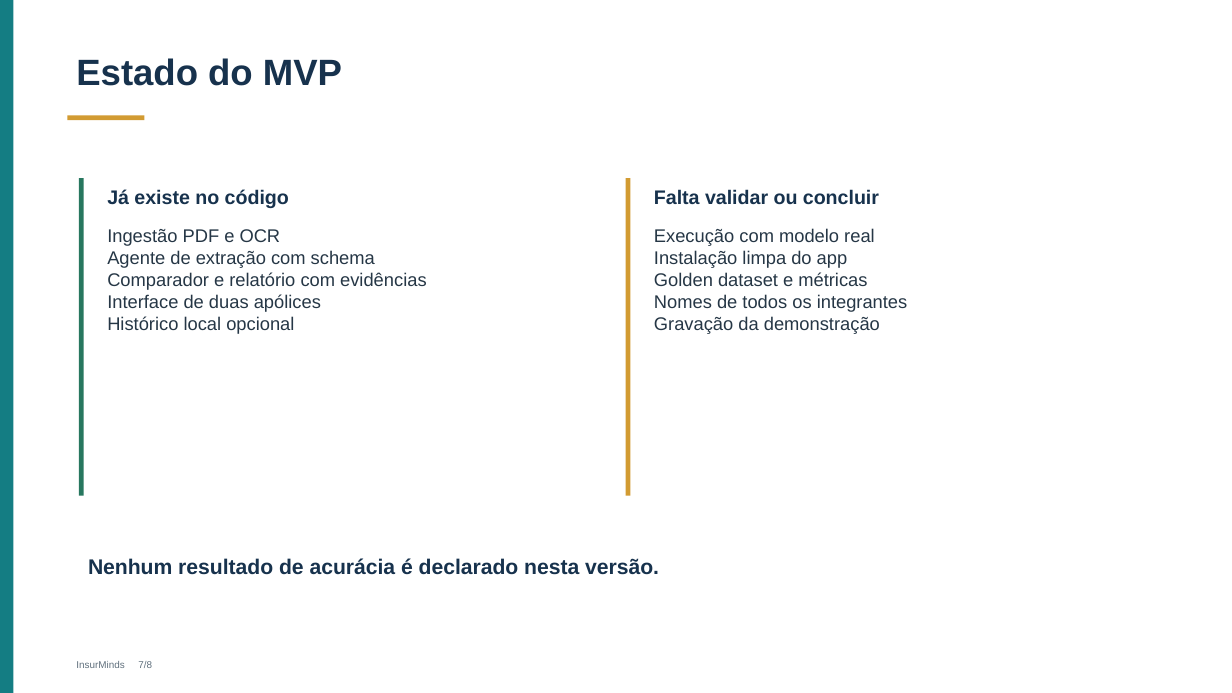
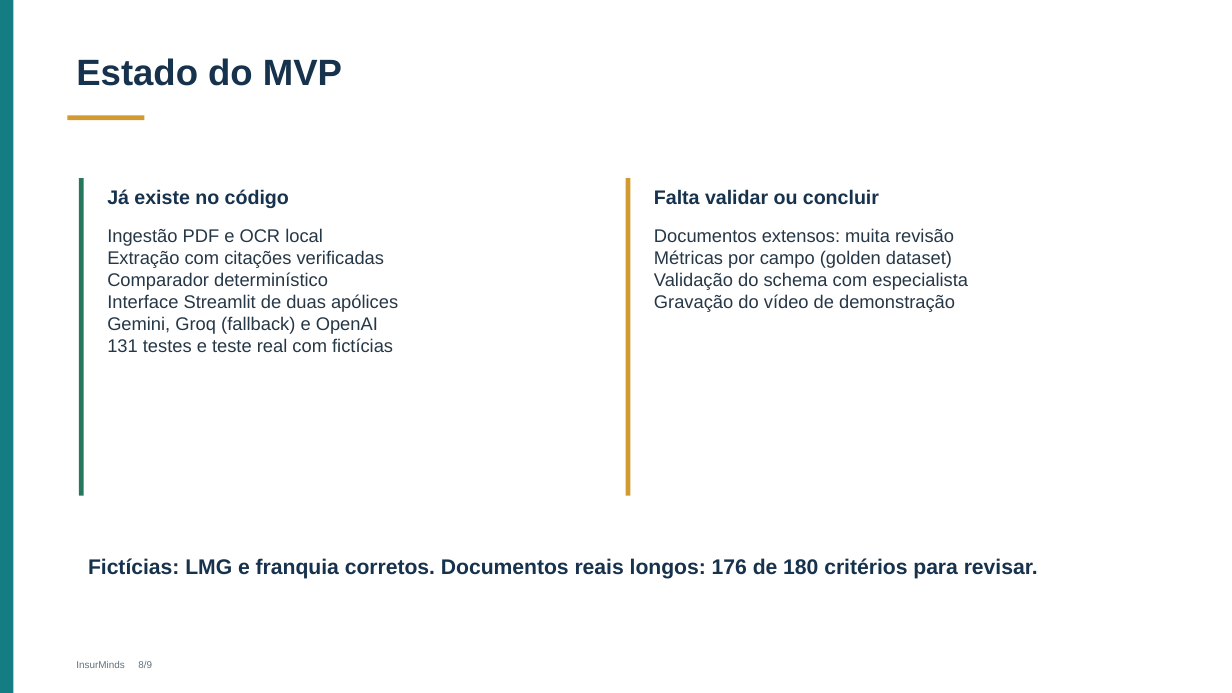
Before and after one commit to jhenifferg/insurminds-do-policy-analyzer, a slide deck: slide 8 of Projeto_Final_Artefatos/InsurMinds_Projeto_Final.pptx (slide 7 before the commit). Drawn at 1232x693 pixels with LibreOffice and Linux fonts; fonts in the diff are those of the drawing. Boxes give left, top, right and bottom in pixels: in the first picture for what was removed or moved away, otherwise in the second. Text is boxed around its words. In the diff, an @@ line names an element or a change of style, - is before the commit and + after.

```diff
--- a/Projeto_Final_Artefatos/InsurMinds_Projeto_Final.pptx
+++ b/Projeto_Final_Artefatos/InsurMinds_Projeto_Final.pptx
@@ text at <box>107,228,398,352</box>: text changed @@
-Ingestão PDF e OCR
-Agente de extração com schema
-Comparador e relatório com evidências
-Interface de duas apólices
-Histórico local opcional
+Ingestão PDF e OCR local
+Extração com citações verificadas
+Comparador determinístico
+Interface Streamlit de duas apólices
+Gemini, Groq (fallback) e OpenAI
+131 testes e teste real com fictícias
@@ text at <box>654,228,968,312</box>: text changed @@
-Execução com modelo real
-Instalação limpa do app
-Golden dataset e métricas
-Nomes de todos os integrantes
-Gravação da demonstração
+Documentos extensos: muita revisão
+Métricas por campo (golden dataset)
+Validação do schema com especialista
+Gravação do vídeo de demonstração
@@ text at <box>88,558,1038,579</box>: text changed @@
-Nenhum resultado de acurácia é declarado nesta versão.
+Fictícias: LMG e franquia corretos. Documentos reais longos: 176 de 180 critérios para revisar.
@@ text at <box>76,661,152,668</box>: text changed @@
-InsurMinds 7/8
+InsurMinds 8/9
```
Also in this commit, not shown: 7 other slides changed, 1 slide added, 1 other file.
